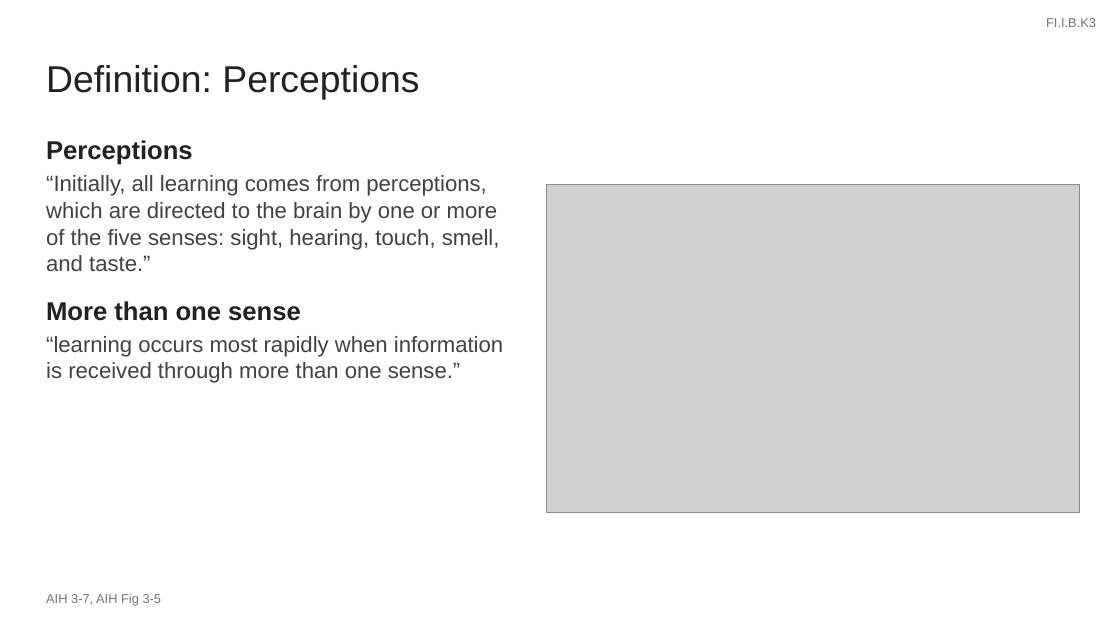
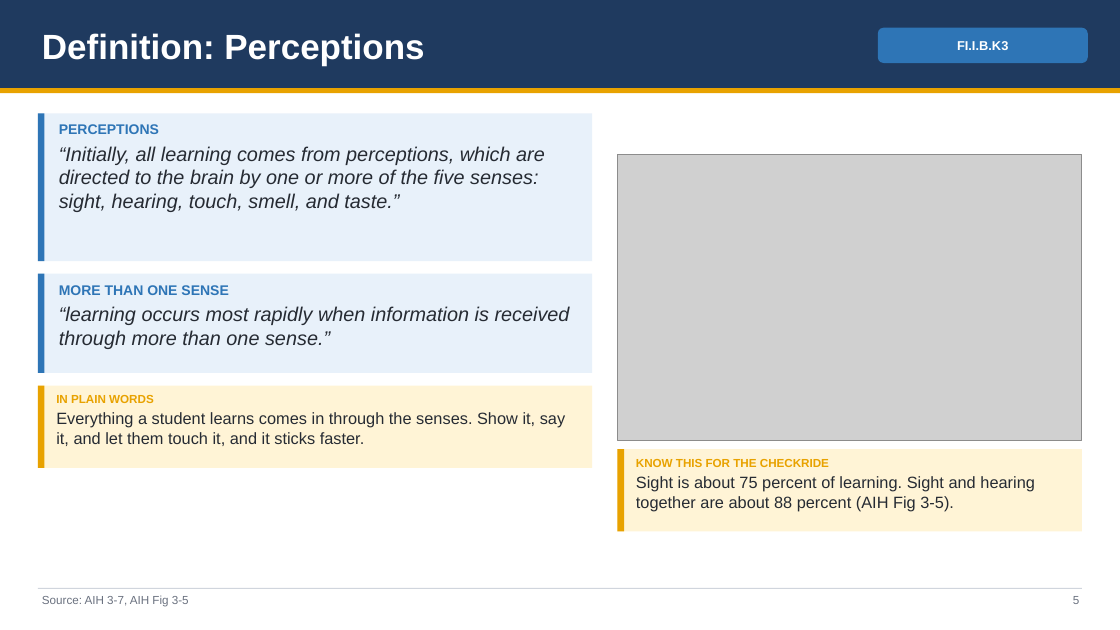
Before and after one commit to greenleeezekial1-glitch/Claude, a slide deck: slide 5 of Missed Codes Review/Missed Codes Review - Slides.pptx (slide 4 before the commit). Drawn at 1120x630 pixels with LibreOffice and Linux fonts; fonts in the diff are those of the drawing; grey boxes stand for pictures. Boxes give left, top, right and bottom in pixels: in the first picture for what was removed or moved away, otherwise in the second. Text is boxed around its words. In the diff, an @@ line names an element or a change of style, - is before the commit and + after.

```diff
--- a/Missed Codes Review/Missed Codes Review - Slides.pptx
+++ b/Missed Codes Review/Missed Codes Review - Slides.pptx
@@ rectangle added at [0, 0, 1120, 88], fill #1F3A5F @@
@@ text "Definition: Perceptions": place and size @@
-text "Definition: Perceptions" at [46, 65, 419, 100]
+text "Definition: Perceptions" at [42, 33, 424, 66]
@@ text "Definition: Perceptions" at [42, 33, 424, 66]: size 32 to 30 pt, text colour #212121 to #FFFFFF, bold on; less space between paragraphs @@
@@ rounded rectangle "FI.I.B.K3": place and size @@
-rounded rectangle "FI.I.B.K3" at [1046, 18, 1096, 27]
+rounded rectangle "FI.I.B.K3" at [878, 28, 1088, 63]
@@ rounded rectangle "FI.I.B.K3" at [878, 28, 1088, 63]: text colour #757575 to #FFFFFF, bold on; alignment right to centre; less space between paragraphs; vertical alignment top to middle; fill none to #2E75B6 @@
@@ rectangle added at [0, 88, 1120, 93], fill #E8A200 @@
@@ rectangle added at [38, 113, 592, 261], fill #E8F1FA @@
@@ rectangle added at [38, 113, 45, 261], fill #2E75B6 @@
@@ text "PERCEPTIONS": place and size @@
-text "PERCEPTIONS" at [46, 140, 503, 383]
+text "PERCEPTIONS" at [59, 124, 545, 212]
@@ text at [59, 124, 159, 134]: text changed; size 22 to 12 pt; text colour #212121 to #2E75B6 @@
-Perceptions
+PERCEPTIONS
@@ text at [59, 146, 545, 212]: size 19 to 17 pt, text colour #424242 to #262B33, italic on; less space between paragraphs @@
@@ picture: place and size @@
-picture at [546, 184, 1080, 513]
+picture at [618, 155, 1082, 441]
@@ rectangle added at [38, 274, 592, 373], fill #E8F1FA @@
@@ rectangle added at [38, 274, 45, 373], fill #2E75B6 @@
@@ text added at [59, 285, 570, 349], 17 pt, text #262B33, italic @@
+MORE THAN ONE SENSE
+“learning occurs most rapidly when information is received through more than one sense.”
@@ text at [46, 301, 503, 383]: paragraphs removed @@
-More than one sense
-“learning occurs most rapidly when information is received through more than one sense.”
@@ rectangle added at [38, 386, 592, 468], fill #FFF4D6 @@
@@ rectangle added at [38, 386, 45, 468], fill #E8A200 @@
@@ text added at [56, 395, 565, 446], 14 pt, text #262B33 @@
+IN PLAIN WORDS
+Everything a student learns comes in through the senses. Show it, say it, and let them touch it, and it sticks faster.
@@ rectangle added at [618, 450, 1082, 532], fill #FFF4D6 @@
@@ rectangle added at [618, 450, 624, 532], fill #E8A200 @@
@@ text added at [636, 459, 1035, 511], 14 pt, text #262B33 @@
+KNOW THIS FOR THE CHECKRIDE
+Sight is about 75 percent of learning. Sight and hearing together are about 88 percent (AIH Fig 3-5).
@@ rectangle added at [38, 588, 1082, 589], fill #D0D5DD @@
@@ text at [42, 595, 189, 607]: text changed; size 11 to 10 pt; text colour #757575 to #6B7280 @@
-AIH 3-7, AIH Fig 3-5
+Source: AIH 3-7, AIH Fig 3-5
@@ text added at [1073, 596, 1079, 604], 10 pt, text #6B7280 @@
+5
```
Also in this commit, not shown: 37 other slides changed, 24 slides added, 6 slides removed, 12 other files.
